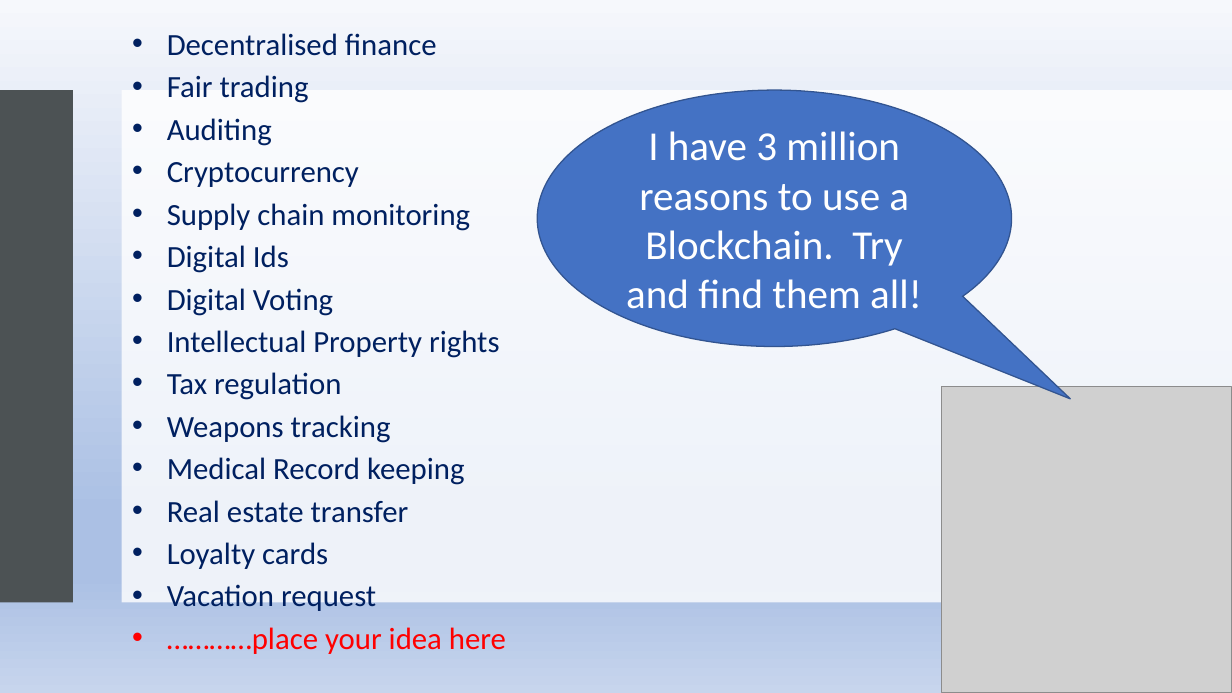
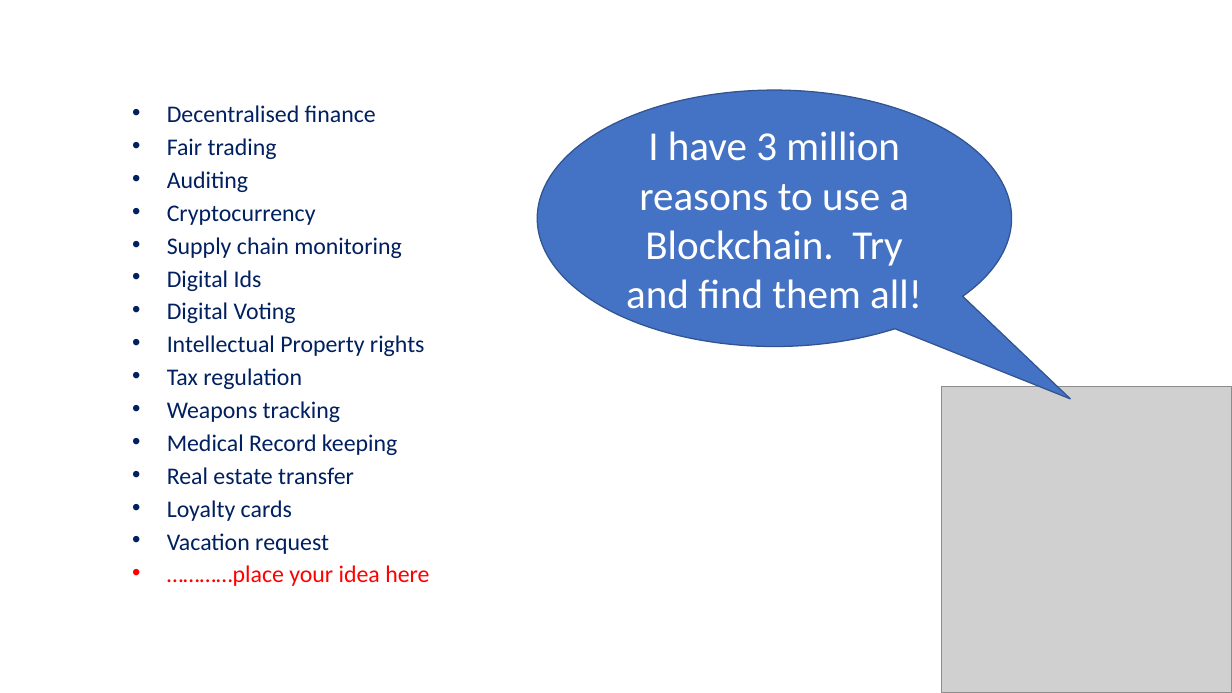
Before and after one commit to Blocks365/blockchain-vacation, a slide deck: slide 11 of ethereum/media/March 2020 presentation.pptx (slide 9 before the commit). Drawn at 1232x693 pixels with LibreOffice and Linux fonts; fonts in the diff are those of the drawing; grey boxes stand for pictures; background and template pictures are left out. Boxes give left, top, right and bottom in pixels: in the first picture for what was removed or moved away, otherwise in the second. Text is boxed around its words. In the diff, an @@ line names an element or a change of style, - is before the commit and + after.

```diff
--- a/ethereum/media/March 2020 presentation.pptx
+++ b/ethereum/media/March 2020 presentation.pptx
@@ rectangle removed at (x1=0, y1=0, x2=1232, y2=693) @@
@@ rectangle removed at (x1=0, y1=90, x2=73, y2=603) @@
@@ rectangle at (x1=121, y1=90, x2=1232, y2=603): fill #FFFFFF at 80% opacity to #FFFFFF at 90% opacity @@
@@ text "Decentralised finance" moved from (x1=167, y1=33, x2=506, y2=654) to (x1=167, y1=105, x2=429, y2=586) @@
@@ text "Decentralised finance" at (x1=167, y1=105, x2=429, y2=586): size 24 to 18.6 pt; line spacing 0.8 to 0.7 @@
```
Also in this commit, not shown: 21 other slides changed, 9 slides added, 2 slides removed, 1 other file.
